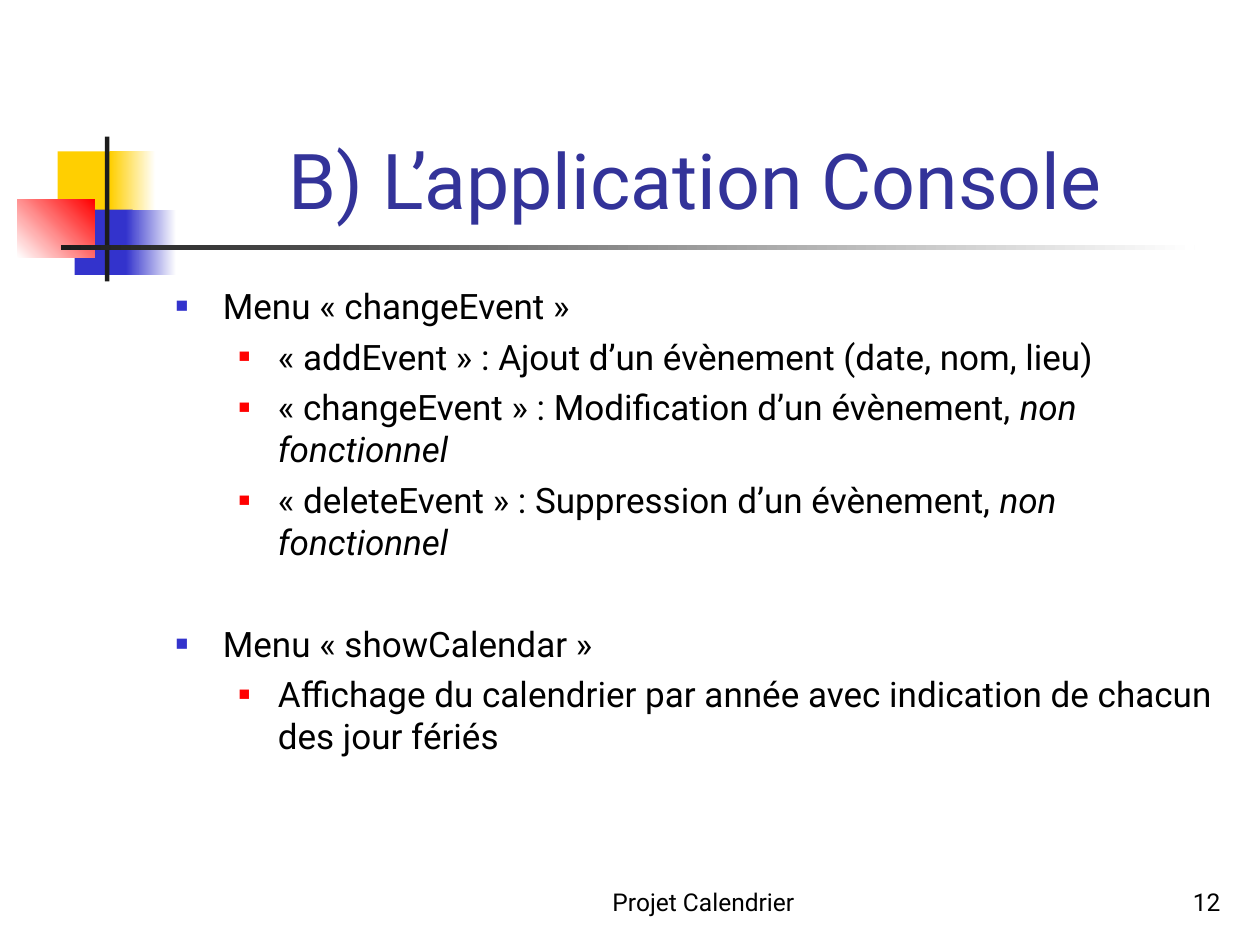
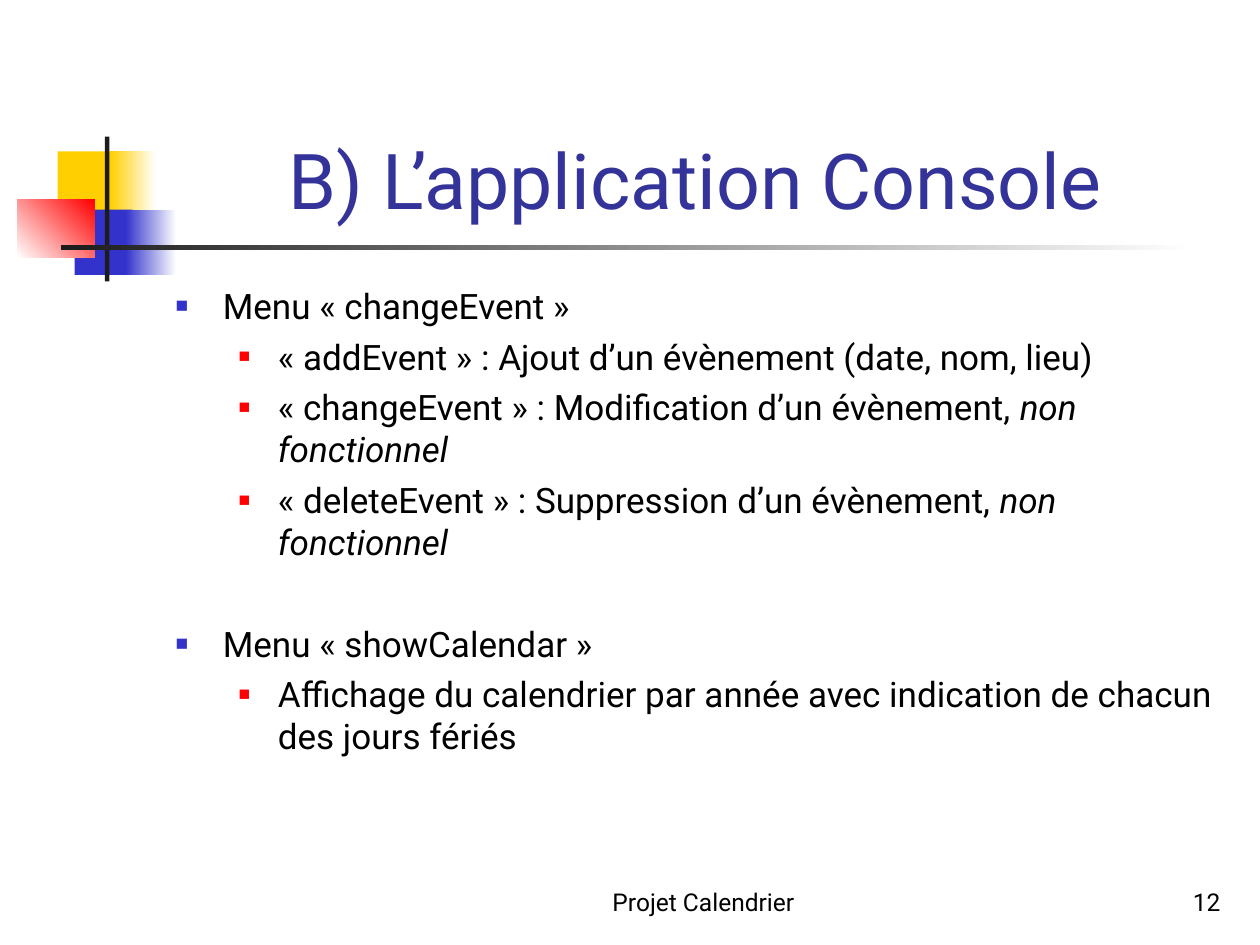
Before and after one commit to becharib/Calendar, a slide deck: slide 12 of Présentation/Soutenance projet.ppt. Drawn at 1260x945 pixels with LibreOffice and Linux fonts; fonts in the diff are those of the drawing. Boxes give left, top, right and bottom in pixels: in the first picture for what was removed or moved away, otherwise in the second. Text is boxed around its words. In the diff, an @@ line names an element or a change of style, - is before the commit and + after.

```diff
--- a/Présentation/Soutenance projet.ppt
+++ b/Présentation/Soutenance projet.ppt
@@ text at (278, 680, 1212, 757): text changed @@
-  ■ Affichage du calendrier par année avec indication de chacun des jour fériés
+  ■ Affichage du calendrier par année avec indication de chacun des jours fériés
```
Also in this commit, not shown: 1 other slide changed.
